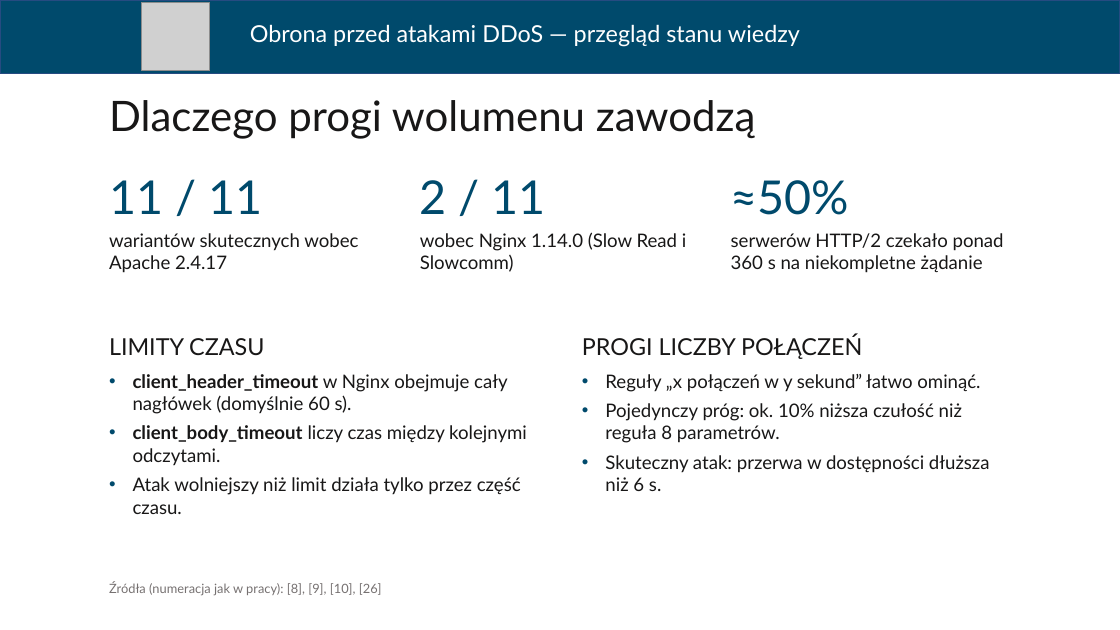
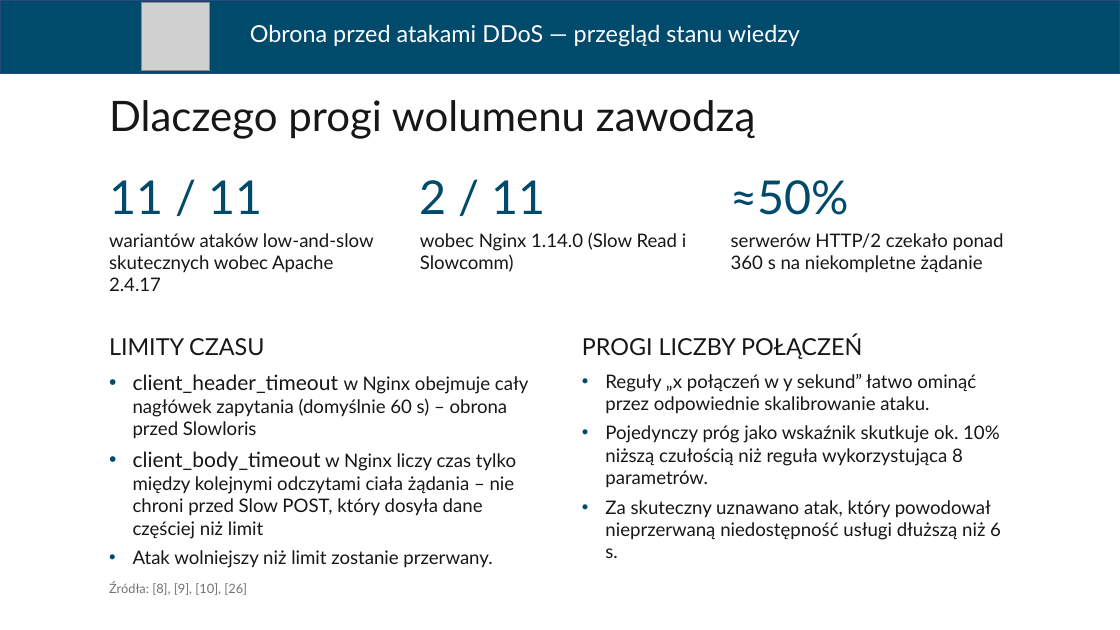
Before and after one commit to ArturBrogowicz/code, a slide deck: slide 9 of presentation/Prezentacja_WEiTI_PL.pptx. Drawn at 1120x630 pixels with LibreOffice and Linux fonts; fonts in the diff are those of the drawing; grey boxes stand for pictures. Boxes give left, top, right and bottom in pixels: in the first picture for what was removed or moved away, otherwise in the second. Text is boxed around its words. In the diff, an @@ line names an element or a change of style, - is before the commit and + after.

```diff
--- a/presentation/Prezentacja_WEiTI_PL.pptx
+++ b/presentation/Prezentacja_WEiTI_PL.pptx
@@ text at <box>109,233,374,291</box>: text changed @@
-wariantów skutecznych wobec Apache 2.4.17
+wariantów ataków low-and-slow skutecznych wobec Apache 2.4.17
@@ text at <box>133,374,528,568</box>: text changed @@
-• client_header_timeout w Nginx obejmuje cały nagłówek (domyślnie 60 s).
-• client_body_timeout liczy czas między kolejnymi odczytami.
-• Atak wolniejszy niż limit działa tylko przez część czasu.
+• client_header_timeout w Nginx obejmuje cały nagłówek zapytania (domyślnie 60 s) – obrona przed Slowloris
+• client_body_timeout w Nginx liczy czas tylko między kolejnymi odczytami ciała żądania – nie chroni przed Slow POST, który dosyła dane częściej niż limit
+• Atak wolniejszy niż limit zostanie przerwany.
@@ text at <box>605,374,1001,558</box>: text changed @@
-• Reguły „x połączeń w y sekund” łatwo ominąć.
-• Pojedynczy próg: ok. 10% niższa czułość niż reguła 8 parametrów.
-• Skuteczny atak: przerwa w dostępności dłuższa niż 6 s.
+• Reguły „x połączeń w y sekund” łatwo ominąć przez odpowiednie skalibrowanie ataku.
+• Pojedynczy próg jako wskaźnik skutkuje ok. 10% niższą czułością niż reguła wykorzystująca 8 parametrów.
+• Za skuteczny uznawano atak, który powodował nieprzerwaną niedostępność usługi dłuższą niż 6 s.
@@ text at <box>109,581,247,595</box>: text changed @@
-Źródła (numeracja jak w pracy): [8], [9], [10], [26]
+Źródła: [8], [9], [10], [26]
```
Also in this commit, not shown: 17 other slides changed, 1 slide added.
